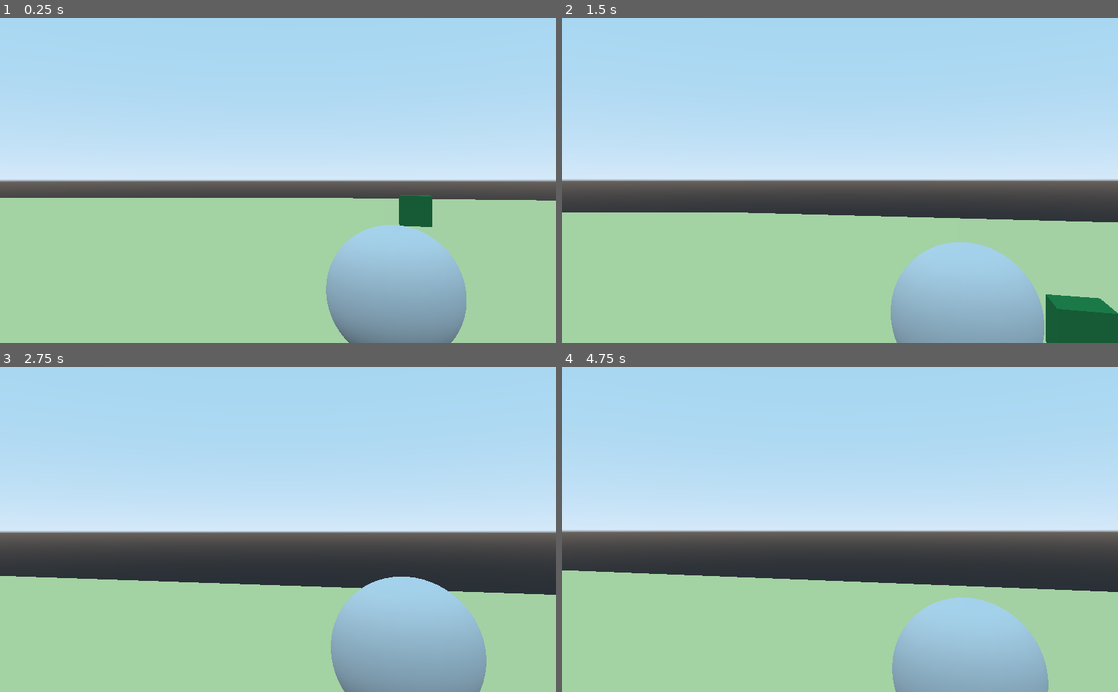
Above: before the commit, frames 1-4 (two rows, left to right).
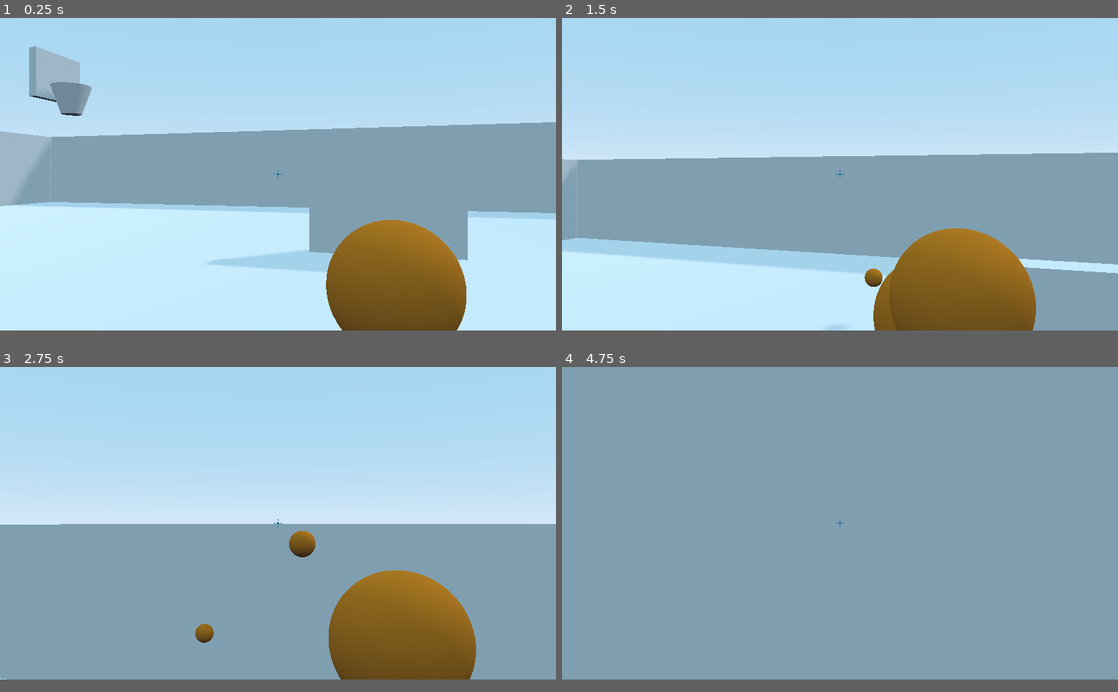
Above: after the commit, the same moments.

Repository: eddyjaguirre/moon-dunk
Game: Godot game, scene res://src/Game.tscn
Same seed, same stepped clock (60 frames per second), same inputs: the game is played once before the commit and once after it.
Inputs (mouse positions are in pixels of both pictures, inside the frame that each line leads up to):
- Up to frame 1 (0.25 s): no input
- Up to frame 2 (1.5 s): move the mouse to (867, 180) at 0.52 s; hold W (move_forward) from 0.53 s (still down); click (867, 180) at 0.6 s; tap Space (jump) at 0.77 s; move the mouse to (812, 180) at 1.27 s; click (812, 180) at 1.35 s
- Up to frame 3 (2.75 s): keep holding W (move_forward); tap Space (jump) at 1.52 s; move the mouse to (289, 523) at 2.02 s; click (289, 523) at 2.1 s
- Up to frame 4 (4.75 s): keep holding W (move_forward); move the mouse to (834, 536) at 2.77 s; click (834, 536) at 2.85 s; tap Space (jump) at 3.02, 3.77, 4.52 s; move the mouse to (878, 532) at 3.52 s; click (878, 532) at 3.6 s; move the mouse to (795, 526) at 4.27 s; click (795, 526) at 4.35 s
In our replay, the window is 800x468 before the commit and 800x450 after it. These sizes can differ from the game's own. Grey fills any space a smaller window leaves; there, only what the larger window draws over its background counts as a difference.

The runs differ from the first frame. In frame 1, 64% of the frame differs, in the area x 0-100%, y 8-100%; in frame 2, 55%; in frame 3, 49%; in frame 4, 96%, in the area x 0-100%, y 0-100%.

Commit message:
Shoot mechanics implemented

Diff:
--- a/project.godot
+++ b/project.godot
@@ -29,6 +29,11 @@
 config/name="Moon Dunk"
 run/main_scene="res://src/Game.tscn"
 config/icon="res://icon.png"
+
+[display]
+
+window/size/width=1280
+window/size/height=720
 
 [input]
 
@@ -62,6 +67,18 @@
 "events": [ Object(InputEventKey,"resource_local_to_scene":false,"resource_name":"","device":0,"alt":false,"shift":false,"control":false,"meta":false,"command":false,"pressed":false,"scancode":16777217,"unicode":0,"echo":false,"script":null)
  ]
 }
+shoot={
+"deadzone": 0.5,
+"events": [ Object(InputEventMouseButton,"resource_local_to_scene":false,"resource_name":"","device":0,"alt":false,"shift":false,"control":false,"meta":false,"command":false,"button_mask":0,"position":Vector2( 0, 0 ),"global_position":Vector2( 0, 0 ),"factor":1.0,"button_index":1,"pressed":false,"doubleclick":false,"script":null)
+ ]
+}
+
+[layer_names]
+
+3d_physics/layer_1="player"
+3d_physics/layer_2="environment"
+3d_physics/layer_3="hoop"
+3d_physics/layer_4="space"
 
 [rendering]
 
--- /dev/null
+++ b/src/assets/materials/darkgrid.tres
@@ -0,0 +1,8 @@
+[gd_resource type="SpatialMaterial" load_steps=2 format=2]
+
+[ext_resource path="res://src/assets/textures/Dark/texture_07.png" type="Texture" id=1]
+
+[resource]
+flags_world_triplanar = true
+albedo_texture = ExtResource( 1 )
+uv1_triplanar = true
--- /dev/null
+++ b/src/environment/Hoop.gd
@@ -0,0 +1,5 @@
+extends Spatial
+
+
+func _ready():
+	pass
--- /dev/null
+++ b/src/environment/Hoop.tscn
@@ -0,0 +1,43 @@
+[gd_scene load_steps=6 format=2]
+
+[ext_resource path="res://src/environment/Hoop.gd" type="Script" id=1]
+
+[sub_resource type="CubeMesh" id=1]
+size = Vector3( 3, 2.5, 0.4 )
+
+[sub_resource type="ConcavePolygonShape" id=2]
+data = PoolVector3Array( -1.5, 1.25, 0.2, 1.5, 1.25, 0.2, -1.5, -1.25, 0.2, 1.5, 1.25, 0.2, 1.5, -1.25, 0.2, -1.5, -1.25, 0.2, 1.5, 1.25, -0.2, -1.5, 1.25, -0.2, 1.5, -1.25, -0.2, -1.5, 1.25, -0.2, -1.5, -1.25, -0.2, 1.5, -1.25, -0.2, 1.5, 1.25, 0.2, 1.5, 1.25, -0.2, 1.5, -1.25, 0.2, 1.5, 1.25, -0.2, 1.5, -1.25, -0.2, 1.5, -1.25, 0.2, -1.5, 1.25, -0.2, -1.5, 1.25, 0.2, -1.5, -1.25, -0.2, -1.5, 1.25, 0.2, -1.5, -1.25, 0.2, -1.5, -1.25, -0.2, 1.5, 1.25, 0.2, -1.5, 1.25, 0.2, 1.5, 1.25, -0.2, -1.5, 1.25, 0.2, -1.5, 1.25, -0.2, 1.5, 1.25, -0.2, -1.5, -1.25, 0.2, 1.5, -1.25, 0.2, -1.5, -1.25, -0.2, 1.5, -1.25, 0.2, 1.5, -1.25, -0.2, -1.5, -1.25, -0.2 )
+
+[sub_resource type="BoxShape" id=3]
+extents = Vector3( 1, 1, 0.25 )
+
+[sub_resource type="CylinderMesh" id=4]
+bottom_radius = 0.5
+height = 1.5
+
+[node name="Hoop" type="Spatial"]
+script = ExtResource( 1 )
+
+[node name="Board" type="MeshInstance" parent="."]
+transform = Transform( 1, 0, 0, 0, 1, 0, 0, 0, 1, 0, 3, 0 )
+mesh = SubResource( 1 )
+material/0 = null
+
+[node name="StaticBody" type="StaticBody" parent="Board"]
+collision_layer = 2
+
+[node name="CollisionShape" type="CollisionShape" parent="Board/StaticBody"]
+shape = SubResource( 2 )
+
+[node name="Area" type="Area" parent="Board"]
+collision_layer = 4
+collision_mask = 0
+
+[node name="CollisionShape" type="CollisionShape" parent="Board/Area"]
+transform = Transform( 1, 0, 0, 0, 1, 0, 0, 0, 1, 0, 0, 0.25 )
+shape = SubResource( 3 )
+
+[node name="MeshInstance" type="MeshInstance" parent="Board"]
+transform = Transform( 1, 0, 0, 0, 1, 0, 0, 0, 1, 0, -1.25, 1 )
+mesh = SubResource( 4 )
+material/0 = null
--- /dev/null
+++ b/src/environment/SpaceBox.tscn
@@ -0,0 +1,32 @@
+[gd_scene load_steps=2 format=2]
+
+[sub_resource type="BoxShape" id=1]
+extents = Vector3( 300, 1, 300 )
+
+[node name="SpaceBox" type="StaticBody"]
+collision_layer = 8
+collision_mask = 0
+
+[node name="CollisionShape" type="CollisionShape" parent="."]
+transform = Transform( 1, 0, 0, 0, 1, 0, 0, 0, 1, 0, 300, 0 )
+shape = SubResource( 1 )
+
+[node name="CollisionShape2" type="CollisionShape" parent="."]
+transform = Transform( 1, 0, 0, 0, 1, 0, 0, 0, 1, 0, -300, 0 )
+shape = SubResource( 1 )
+
+[node name="CollisionShape3" type="CollisionShape" parent="."]
+transform = Transform( -1.62921e-07, -1, 0, 1, -1.62921e-07, 0, 0, 0, 1, -300, 0, 0 )
+shape = SubResource( 1 )
+
+[node name="CollisionShape4" type="CollisionShape" parent="."]
+transform = Transform( -1.62921e-07, -1, 0, 1, -1.62921e-07, 0, 0, 0, 1, 300, 0, 0 )
+shape = SubResource( 1 )
+
+[node name="CollisionShape5" type="CollisionShape" parent="."]
+transform = Transform( 1, 0, 0, 0, -1.62921e-07, -1, 0, 1, -1.62921e-07, 0, 0, 300 )
+shape = SubResource( 1 )
+
+[node name="CollisionShape6" type="CollisionShape" parent="."]
+transform = Transform( 1, 0, 0, 0, -1.62921e-07, -1, 0, 1, -1.62921e-07, 0, 0, -300 )
+shape = SubResource( 1 )
--- a/src/levels/TestLevel.tscn
+++ b/src/levels/TestLevel.tscn
@@ -1,55 +1,64 @@
-[gd_scene load_steps=8 format=2]
+[gd_scene load_steps=7 format=2]
 
-[sub_resource type="SpatialMaterial" id=4]
-albedo_color = Color( 0.996078, 1, 0.690196, 1 )
+[ext_resource path="res://src/assets/textures/Dark/texture_05.png" type="Texture" id=1]
+[ext_resource path="res://src/environment/Hoop.tscn" type="PackedScene" id=2]
+[ext_resource path="res://src/assets/textures/Light/texture_02.png" type="Texture" id=3]
+[ext_resource path="res://src/environment/SpaceBox.tscn" type="PackedScene" id=4]
 
-[sub_resource type="CubeMesh" id=1]
-material = SubResource( 4 )
-size = Vector3( 200, 0.25, 200 )
+[sub_resource type="SpatialMaterial" id=1]
+flags_world_triplanar = true
+albedo_texture = ExtResource( 3 )
+uv1_scale = Vector3( 0.5, 0.5, 0.5 )
+uv1_triplanar = true
 
-[sub_resource type="BoxShape" id=2]
-extents = Vector3( 100, 0.125, 100 )
-
-[sub_resource type="SpatialMaterial" id=5]
-albedo_color = Color( 0.160784, 0.576471, 0.294118, 1 )
-
-[sub_resource type="CubeMesh" id=6]
-material = SubResource( 5 )
-size = Vector3( 2, 3, 2 )
-
-[sub_resource type="ConcavePolygonShape" id=7]
-data = PoolVector3Array( -1, 1, 1, 1, 1, 1, -1, -1, 1, 1, 1, 1, 1, -1, 1, -1, -1, 1, 1, 1, -1, -1, 1, -1, 1, -1, -1, -1, 1, -1, -1, -1, -1, 1, -1, -1, 1, 1, 1, 1, 1, -1, 1, -1, 1, 1, 1, -1, 1, -1, -1, 1, -1, 1, -1, 1, -1, -1, 1, 1, -1, -1, -1, -1, 1, 1, -1, -1, 1, -1, -1, -1, 1, 1, 1, -1, 1, 1, 1, 1, -1, -1, 1, 1, -1, 1, -1, 1, 1, -1, -1, -1, 1, 1, -1, 1, -1, -1, -1, 1, -1, 1, 1, -1, -1, -1, -1, -1 )
-
-[sub_resource type="CubeMesh" id=3]
-material = SubResource( 5 )
+[sub_resource type="SpatialMaterial" id=2]
+flags_world_triplanar = true
+albedo_texture = ExtResource( 1 )
+uv1_scale = Vector3( 0.5, 0.5, 0.5 )
+uv1_triplanar = true
 
 [node name="TestLevel" type="Spatial"]
 
-[node name="Floor" type="MeshInstance" parent="."]
-mesh = SubResource( 1 )
-material/0 = null
+[node name="HoopPole" parent="." instance=ExtResource( 2 )]
+transform = Transform( 1, 0, 0, 0, 1, 0, 0, 0, 1, 17.75, 6.75, -17.25 )
 
-[node name="StaticBody" type="StaticBody" parent="Floor"]
+[node name="CSGCombiner" type="CSGCombiner" parent="."]
+use_collision = true
+collision_layer = 2
 
-[node name="CollisionShape" type="CollisionShape" parent="Floor/StaticBody"]
-shape = SubResource( 2 )
+[node name="CSGBox" type="CSGBox" parent="CSGCombiner"]
+width = 100.0
+height = 0.5
+depth = 100.0
+material = SubResource( 1 )
 
-[node name="MeshInstance" type="MeshInstance" parent="."]
-transform = Transform( 1, 0, 0, 0, 1, 0, 0, 0, 1, 0, 8.25, 20 )
-mesh = SubResource( 6 )
-material/0 = null
+[node name="CSGBox2" type="CSGBox" parent="CSGCombiner"]
+transform = Transform( 1, 0, 0, 0, 1, 0, 0, 0, 1, 22, 3.25, 0 )
+cast_shadow = 3
+width = 1.0
+height = 6.0
+depth = 8.0
+material = SubResource( 2 )
 
-[node name="StaticBody" type="StaticBody" parent="MeshInstance"]
+[node name="CSGBox3" type="CSGBox" parent="CSGCombiner"]
+transform = Transform( 0, 0, -1, 0, 1, 0, 1, 0, 0, 0, 5, -50 )
+cast_shadow = 3
+width = 1.0
+height = 10.5
+depth = 100.0
+material = SubResource( 2 )
 
-[node name="CollisionShape" type="CollisionShape" parent="MeshInstance/StaticBody"]
-shape = SubResource( 7 )
+[node name="CSGBox4" type="CSGBox" parent="CSGCombiner"]
+transform = Transform( 1, 0, 0, 0, 1, 0, 0, 0, 1, 50.5, 5, 0 )
+cast_shadow = 3
+width = 1.0
+height = 10.5
+depth = 100.0
+material = SubResource( 2 )
 
-[node name="MeshInstance2" type="MeshInstance" parent="."]
-transform = Transform( 1, 0, 0, 0, 1, 0, 0, 0, 1, 28.5, 2.5, 2 )
-mesh = SubResource( 3 )
-material/0 = null
+[node name="DirectionalLight" type="DirectionalLight" parent="."]
+transform = Transform( 0.707107, -0.5, 0.5, 0, 0.707107, 0.707107, -0.707107, -0.5, 0.5, 53.75, 47.25, 56 )
+light_energy = 0.25
+shadow_enabled = true
 
-[node name="MeshInstance3" type="MeshInstance" parent="."]
-transform = Transform( 1, 0, 0, 0, 1, 0, 0, 0, 1, -1, 2.5, -27.5 )
-mesh = SubResource( 3 )
-material/0 = null
+[node name="SpaceBox" parent="." instance=ExtResource( 4 )]
--- /dev/null
+++ b/src/player/Ball.gd
@@ -0,0 +1,19 @@
+tool
+extends RigidBody
+
+onready var deadtimer := $DeadTimer
+onready var droptimer := $DropTimer
+
+export var speed := 40
+
+func _ready():
+	set_as_toplevel(true)
+	apply_impulse(transform.basis.z, -transform.basis.z * speed)
+	deadtimer.start()
+	droptimer.start()
+
+func _on_DeadTimer_timeout():
+	queue_free()
+
+func _on_DropTimer_timeout():
+	gravity_scale = 1.0
--- /dev/null
+++ b/src/player/Ball.tscn
@@ -0,0 +1,34 @@
+[gd_scene load_steps=5 format=2]
+
+[ext_resource path="res://src/player/Ball.gd" type="Script" id=1]
+
+[sub_resource type="SphereMesh" id=1]
+radius = 0.5
+height = 1.0
+
+[sub_resource type="SpatialMaterial" id=2]
+albedo_color = Color( 0.87451, 0.509804, 0.0784314, 1 )
+
+[sub_resource type="SphereShape" id=3]
+radius = 0.5
+
+[node name="Ball" type="RigidBody"]
+collision_layer = 2
+collision_mask = 6
+gravity_scale = 0.0
+script = ExtResource( 1 )
+
+[node name="MeshInstance" type="MeshInstance" parent="."]
+mesh = SubResource( 1 )
+material/0 = SubResource( 2 )
+
+[node name="CollisionShape" type="CollisionShape" parent="."]
+shape = SubResource( 3 )
+
+[node name="DeadTimer" type="Timer" parent="."]
+wait_time = 10.0
+
+[node name="DropTimer" type="Timer" parent="."]
+wait_time = 0.3
+[connection signal="timeout" from="DeadTimer" to="." method="_on_DeadTimer_timeout"]
+[connection signal="timeout" from="DropTimer" to="." method="_on_DropTimer_timeout"]
--- a/src/player/Player.gd
+++ b/src/player/Player.gd
@@ -4,6 +4,9 @@
 onready var hand 			:= $Head/Hand
 onready var handloc 		:= $Head/HandLocation
 onready var ground_check 	:= $GroundCheck
+onready var aimcast			:= $Head/Camera/AimCast
+onready var ball_pos		:= $Head/Hand/Ball
+onready var ball			:= preload("res://src/player/Ball.tscn")
 
 export var sway				:= 30
 
@@ -14,6 +17,7 @@
 	Input.set_mouse_mode(Input.MOUSE_MODE_CAPTURED)
 
 func _process(delta):
+	handle_shoot()
 	handle_ball_sway(delta)
 	if Input.is_action_just_pressed("pause"):
 		if Input.get_mouse_mode() == Input.MOUSE_MODE_CAPTURED:
@@ -31,3 +35,10 @@
 		handloc.global_transform.origin,
 		sway * delta
 	)
+
+func handle_shoot():
+	if Input.is_action_just_released("shoot"):
+		if aimcast.is_colliding():
+			var ball_instance = ball.instance()
+			ball_pos.look_at(aimcast.get_collision_point(), Vector3.UP)
+			ball_pos.add_child(ball_instance)
--- a/src/player/Player.tscn
+++ b/src/player/Player.tscn
@@ -6,6 +6,7 @@
 [ext_resource path="res://src/player/states/Run.gd" type="Script" id=4]
 [ext_resource path="res://src/player/states/Idle.gd" type="Script" id=5]
 [ext_resource path="res://src/player/states/Air.gd" type="Script" id=6]
+[ext_resource path="res://src/assets/crosshair/crosshair.png" type="Texture" id=7]
 
 [sub_resource type="CapsuleMesh" id=1]
 mid_height = 3.0
@@ -13,14 +14,20 @@
 [sub_resource type="CapsuleShape" id=2]
 height = 3.0
 
+[sub_resource type="SpatialMaterial" id=3]
+albedo_color = Color( 0.87451, 0.509804, 0.0784314, 1 )
+
 [sub_resource type="SphereMesh" id=4]
+material = SubResource( 3 )
 radius = 0.5
 height = 1.0
 
-[sub_resource type="CylinderShape" id=3]
+[sub_resource type="CylinderShape" id=5]
 
 [node name="Player" type="KinematicBody"]
+collision_mask = 2
 script = ExtResource( 1 )
+sway = 40
 
 [node name="MeshInstance" type="MeshInstance" parent="."]
 transform = Transform( 1, 0, 0, 0, -1.62921e-07, -1, 0, 1, -1.62921e-07, 0, 0, 0 )
@@ -45,12 +52,33 @@
 keep_aspect = 0
 current = true
 
+[node name="AimCast" type="RayCast" parent="Head/Camera"]
+enabled = true
+cast_to = Vector3( 0, 0, -1000 )
+collision_mask = 14
+
+[node name="TextureRect" type="TextureRect" parent="Head/Camera"]
+modulate = Color( 0.105882, 0.431373, 0.572549, 1 )
+anchor_left = 0.5
+anchor_top = 0.5
+anchor_right = 0.5
+anchor_bottom = 0.5
+margin_left = -20.0
+margin_top = -20.0
+margin_right = 20.0
+margin_bottom = 20.0
+mouse_filter = 2
+texture = ExtResource( 7 )
+__meta__ = {
+"_edit_use_anchors_": false
+}
+
 [node name="HandLocation" type="Spatial" parent="Head"]
 transform = Transform( 1, 0, 0, 0, 1, 0, 0, 0, 1, 0.865, -0.856, -2.984 )
 
 [node name="Foot" type="CollisionShape" parent="."]
 transform = Transform( 1, 0, 0, 0, 1, 0, 0, 0, 1, 0, -1.5, 0 )
-shape = SubResource( 3 )
+shape = SubResource( 5 )
 
 [node name="GroundCheck" type="RayCast" parent="."]
 transform = Transform( 1, 0, 0, 0, 1, 0, 0, 0, 1, 0, -2.5, 0 )
--- a/src/player/states/Air.gd
+++ b/src/player/states/Air.gd
@@ -3,7 +3,6 @@
 export var acceleration := 1
 
 func enter(msg: Dictionary = {}) -> void:
-	print("Air")
 	_parent.current_accel = acceleration
 	if "jump_strength" in msg:
 		_parent.gravity_vector = Vector3.UP * msg.jump_strength
--- a/src/player/states/Idle.gd
+++ b/src/player/states/Idle.gd
@@ -1,7 +1,7 @@
 extends State
 
 func enter(msg: Dictionary = {}) -> void:
-	print("Idle")
+	pass
 
 func unhandled_input(event):
 	_parent.unhandled_input(event)
--- a/src/player/states/Run.gd
+++ b/src/player/states/Run.gd
@@ -1,7 +1,7 @@
 extends State
 
 func enter(msg: Dictionary = {}) -> void:
-	print("Run")
+	pass
 
 func unhandled_input(event):
 	_parent.unhandled_input(event)
Binary file added: src/assets/crosshair/crosshair.png
Binary file added: src/assets/textures/Dark/texture_01.png
Binary file added: src/assets/textures/Dark/texture_02.png
Binary file added: src/assets/textures/Dark/texture_03.png
Binary file added: src/assets/textures/Dark/texture_04.png
Binary file added: src/assets/textures/Dark/texture_05.png
Binary file added: src/assets/textures/Dark/texture_06.png
Binary file added: src/assets/textures/Dark/texture_07.png
Binary file added: src/assets/textures/Dark/texture_08.png
Binary file added: src/assets/textures/Dark/texture_09.png
Binary file added: src/assets/textures/Dark/texture_10.png
Binary file added: src/assets/textures/Dark/texture_11.png
(and 68 more such lines)
